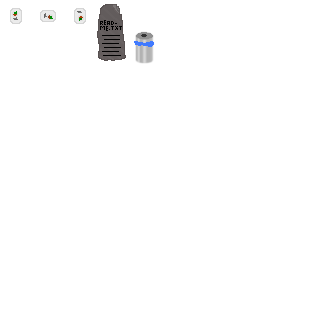
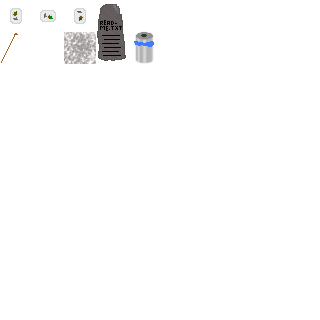
Revision of a layered 320px x 320px image; what changed, layer by layer:
painted on "Hintergrund" over [1, 32, 96, 64]
